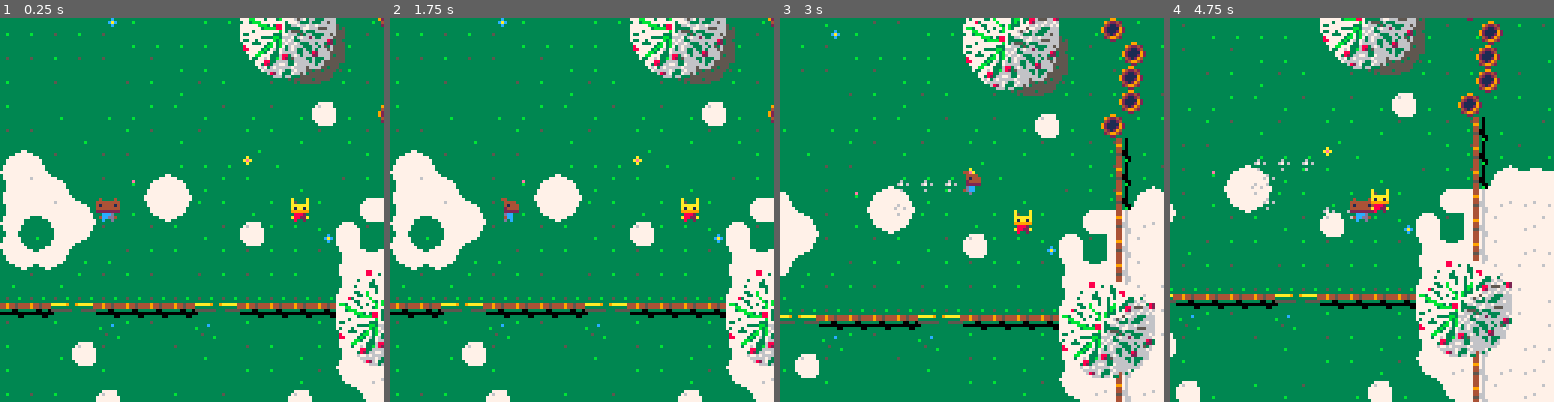
Above: before the commit, frames 1-4 (left to right).
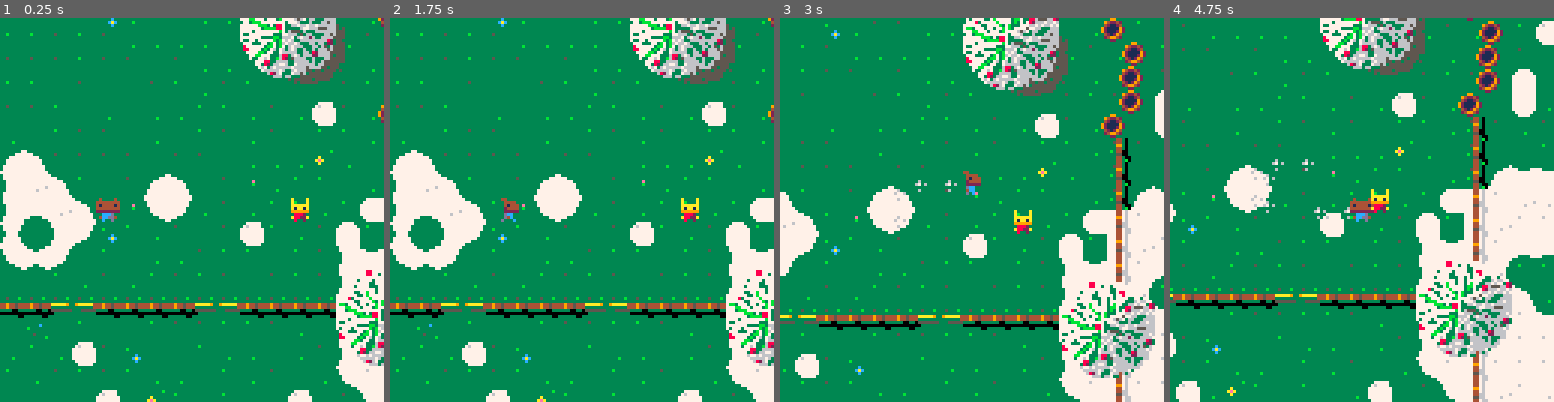
Above: after the commit, the same moments.

Repository: ElectricToy/pico-8
Game: PICO-8 cartridge snow.p8
Same seed, same stepped clock (60 frames per second), same inputs: the game is played once before the commit and once after it.
Inputs:
- Up to frame 1 (0.25 s): no input
- Up to frame 2 (1.75 s): hold Right from 1.6 s (still down)
- Up to frame 3 (3 s): release Right at 2.1 s; hold Up 2.15-2.42 s; hold Right from 2.47 s (still down)
- Up to frame 4 (4.75 s): release Right at 3.03 s; hold Left 3.08-3.58 s; hold Down 3.63-3.97 s; hold Right 4.02-4.68 s; hold Up from 4.73 s (still down)

The runs differ from the first frame. In frame 1, 1.4% of the frame differs, in the area x 1-100%, y 10-100%; in frame 2, 1.5%; in frame 3, 2.0%; in frame 4, 4.1%, in the area x 2-100%, y 0-100%.

Commit message:
All bodies may make footprints, including barrels.

Diff:
--- a/snow.p8
+++ b/snow.p8
@@ -182,6 +182,8 @@
 
 function sprite:incrementanimation()
 	self.animationindex = self.animationindex + 1
+
+	return self:currentsprite()
 end
 
 function sprite:makeanimation( base, row, length )
@@ -213,19 +215,29 @@
 		basesprite = 64,
 		controller = nil,
 		controllerimpulsescalar = 1.0,
-		totalcontrollerimpulse = 0,
+		footoffset = vector:new( 4, 8 ),
+		totalfootmovementdistance = 0,
+		footstepdistance = 4,
+		footprintsprite = 0,
 		feetsnowiness = 0,
+		footstep_sfx = nil,
+		footstep_sfx_snowy = nil,
 		currentmappos = nil,				-- todo
 		collisionmask = 0xFF,
 		collisionrefusalmask = 0,
 	}
 	add( bodies, newobj )
-	return setmetatable( newobj, self )
+
+	setmetatable( newobj, self )
+
+	newobj:updatecontrollerbasedanimations( vector:new( 0, 0 ))
+
+	return newobj
 end
 
 function body:setbasesprite( base )
 	self.basesprite = base
-	self:addcontrollerimpulse( vector:new( 0, 0 ))		-- to update animations.
+	self:updatecontrollerbasedanimations( vector:new( 0, 0 ))		-- to update animations.
 end
 
 function body:center()
@@ -237,15 +249,14 @@
 	self.vel = self.vel + self.acc
 	self.pos = self.pos + self.vel
 
-	if self.pos.x < 0 then
-		printh( "problem" )
-		printh( "body.pos: " .. self.pos:tostring() )
-		printh( "body.vel: " .. self.vel:tostring() )
-		printh( "body.acc: " .. self.acc:tostring() )
-	end
-
 	self.acc.x = 0
 	self.acc.y = 0
+
+	-- update "steps" (for footprints and whatnot)
+
+	self.totalfootmovementdistance = self.totalfootmovementdistance + self.vel:length()
+	self:updatefootsteps( self.vel )
+
 
 	-- update map position updates.
 
@@ -359,7 +370,80 @@
 	end
 end
 
-function body:updateimpulsebasedanimations( impulse )
+function body:updatefootsteps( impulse )
+	if self.totalfootmovementdistance > self.footstepdistance then
+		self.totalfootmovementdistance = 0
+		local newsprite = self.sprite:incrementanimation()
+
+		if fget( newsprite, 6 ) then	-- footstep frame?
+			self:onfootstep()
+		end
+	end
+end
+
+function body:updatecontrollerbasedanimations( impulse )
+	self.sprite.animation = { self.basesprite }
+	self.sprite.spriteflip = false
+end
+
+function body:addcontrollerimpulse( impulse )
+	self:addimpulse( impulse * vector:new( self.controllerimpulsescalar, self.controllerimpulsescalar ) )
+	self:updatecontrollerbasedanimations( impulse )
+end
+
+function body:footposition()
+	return self.pos + self.footoffset
+end
+
+function body:onfootstep()
+
+	-- decline snowiness.
+
+	self.feetsnowiness = clamp( self.feetsnowiness - 0.1, 0, 1 )
+
+	-- gather snowiness.
+
+	local mapsprite = mapatworld( self:footposition() )
+
+	local footstepsfx = nil
+	if fget( mapsprite, 3 )	then -- snowy?
+		self.feetsnowiness = clamp( self.feetsnowiness + 0.15, 0, 1 )
+
+		footstepsfx = self.footstep_sfx_snowy or self.footstep_sfx
+	else
+		footstepsfx = self.footstep_sfx
+	end
+
+	if footstepsfx then
+		sfx( footstepsfx )
+	end
+
+	-- place footprints
+	if self.feetsnowiness > 0 and self.footprintsprite > 0 then
+		local footprint = sprite:new( self.pos.x, self.pos.y )
+		footprint.animation = { self.footprintsprite }
+		add( footprints, footprint )
+	end
+end
+
+-- class player
+
+player = inheritsFrom( body )
+
+function player:new( x, y )
+	local newobj = body:new( x, y, 4 )
+
+	newobj.drag = 0.5
+	newobj.controllerimpulsescalar = 0.8
+	newobj.collisionrefusalmask = 1			-- Players don't collide with each other.
+	newobj.footprintsprite = 112
+	newobj.footstep_sfx = 0
+	newobj.footstep_sfx_snowy = 2
+
+	return setmetatable( newobj, self )
+end
+
+function player:updatecontrollerbasedanimations( impulse )
 	if impulse.x == 0 and impulse.y == 0 then
 		self.sprite.animation = { self.basesprite }
 		self.sprite.spriteflip = false
@@ -371,63 +455,8 @@
 		self.sprite:makeanimation( self.basesprite, 2, 4 )
 		self.sprite.spriteflip = impulse.x >= 0
 	end
-
-	if self.totalcontrollerimpulse > 4 then
-		self.sprite:incrementanimation()
-		self.totalcontrollerimpulse = 0
-		self:onfootstep()
-	end
-end
-
-function body:addcontrollerimpulse( impulse )
-	self:addimpulse( impulse * vector:new( self.controllerimpulsescalar, self.controllerimpulsescalar ) )
-
-	self.totalcontrollerimpulse = self.totalcontrollerimpulse + impulse:length()
-
-	self:updateimpulsebasedanimations( impulse )
-end
-
-function body:footposition()
-	return self.pos + vector:new( 4, 8 )
-end
-
-function body:onfootstep()
-
-	-- decline snowiness.
-
-	self.feetsnowiness = clamp( self.feetsnowiness - 0.1, 0, 1 )
-
-	-- gather snowiness.
-
-	local mapsprite = mapatworld( self:footposition() )
-	if fget( mapsprite, 3 )	then -- snowy?
-		self.feetsnowiness = clamp( self.feetsnowiness + 0.15, 0, 1 )
-		sfx( 2 )
-	else
-		sfx( 0 )
-	end
-
-	-- place footprints
-	if self.feetsnowiness > 0 then
-		local footprint = sprite:new( self.pos.x, self.pos.y )
-		footprint.animation = { 112 }
-		add( footprints, footprint )
-	end
-end
-
--- class player
-
-player = inheritsFrom( body )
-
-function player:new( x, y )
-	local newobj = body:new( x, y, 4 )
-
-	newobj.drag = 0.5
-	newobj.controllerimpulsescalar = 0.8
-	newobj.collisionrefusalmask = 1			-- Players don't collide with each other.
-
-	return setmetatable( newobj, self )
-end
+end
+
 
 -- class chicken
 
@@ -440,17 +469,18 @@
 	newobj.drag = 0.5
 	newobj.controllerimpulsescalar = 0.8
 	newobj.collisionmask = 0
+	newobj.footprintsprite = 120
 
 	return setmetatable( newobj, self )
 end
 
-function chicken:updateimpulsebasedanimations( impulse )
+function chicken:updatecontrollerbasedanimations( impulse )
 	if impulse.x == 0 and impulse.y == 0 then
 		-- still
-
 		local sprite = rnd( 100 ) < 10 and 114 or 113
 		printh( "chicken sprite will now be " .. sprite )
-		newobj.sprite.animation = { sprite }
+		self.sprite.animation = { sprite }
+
 		return
 	end
 
@@ -459,6 +489,23 @@
 	newobj.sprite.animation = { 115 }
 
 end
+
+-- class barrel
+
+barrel = inheritsFrom( body )
+
+function barrel:new( x, y )
+	local newobj = body:new( x, y, 4 )
+	newobj.drag = 0.25
+	newobj.footprintsprite = 104
+	newobj.footstepdistance = 0.25
+	newobj.footoffset = vector:new( 4, 4 )
+
+	setmetatable( newobj, self )
+	newobj:setbasesprite( 9 )
+	return newobj
+end
+
 
 -- class controller
 
@@ -622,18 +669,14 @@
 	for i = 0, 4 do
 		local barrelXVariance = 1.0
 		local barrelYVariance = 0
-		local barrel = body:new( 8 * ( rnd( barrelXVariance ) + 15.75 + 0.5 * band( i, 1 ) ), 8 * ( rnd( barrelYVariance ) + 0 + i ), 4 )
-		barrel.drag = 0.25
-		barrel:setbasesprite( 9 )
+		local barrel = barrel:new( 8 * ( rnd( barrelXVariance ) + 15.75 + 0.5 * band( i, 1 ) ), 8 * ( rnd( barrelYVariance ) + 0 + i ) )
 	end
 
 	-- south
 	for i = 0, 7 do
 		local barrelXVariance = 0
 		local barrelYVariance = 0
-		local barrel = body:new( 8 * ( rnd( barrelXVariance ) + 31 + band( i, 1 ) ), 8 * ( rnd( barrelYVariance ) + 16.5 + i ), 4 )
-		barrel.drag = 0.25
-		barrel:setbasesprite( 9 )
+		local barrel = barrel:new( 8 * ( rnd( barrelXVariance ) + 31 + band( i, 1 ) ), 8 * ( rnd( barrelYVariance ) + 16.5 + i ) )
 	end
 
 	-- setup the players
@@ -901,19 +944,19 @@
 00cccd0000cccd0000cccd0000cccd00008882000088820000888200008882000000000000000000000000000000000000000000000000000000000000000000
 04ccdd4000ccd40004ccdd40004cdd000a8822a000a822000a8822a000a822000000000000000000000000000000000000000000000000000000000000000000
 00c00d0000c000000000000000000d00008002000000020000000000000002000000000000000000000000000000000000000000000000000000000000000000
-0000044000000440000004400000044000000a0000000a0000000a0000000a000000000000000000000000000000000000000000000000000000000000000000
-0044440000444400004444000044440000000a0000000a0000000a0000000a000000000000000000000000000000000000000000000000000000000000000000
-04441400044414000444140004441400000aaa00000aaa00000aaa00000aaa000000000000000000000000000000000000000000000000000000000000000000
-0444420004444200044442000444420000aa190000aa190000aa190000aa19000000000000000000000000000000000000000000000000000000000000000000
-02222200022222000222220002222200009999000099990000999900009999000000000000000000000000000000000000000000000000000000000000000000
-000ccd00000ccd00000ccd00000ccd00000882000008820000088200000882000000000000000000000000000000000000000000000000000000000000000000
-000cc400000c4d00000cc400000ccd4000082a00000822a000082a00000822a00000000000000000000000000000000000000000000000000000000000000000
-000c0d0000c000d0000c0d000000d000000802000000200000080200000020000000000000000000000000000000000000000000000000000000000000000000
+0000044000000440000004400000044000000a0000000a0000000a0000000a000077000000000000000000000000000000000000000000000000000000000000
+0044440000444400004444000044440000000a0000000a0000000a0000000a000766600600000000000000000000000000000000000000000000000000000000
+04441400044414000444140004441400000aaa00000aaa00000aaa00000aaa007060000000000000000000000000000000000000000000000000000000000000
+0444420004444200044442000444420000aa190000aa190000aa190000aa19007600006000000000000000000000000000000000000000000000000000000000
+02222200022222000222220002222200009999000099990000999900009999000607007000000000000000000000000000000000000000000000000000000000
+000ccd00000ccd00000ccd00000ccd00000882000008820000088200000882000000076000000000000000000000000000000000000000000000000000000000
+000cc400000c4d00000cc400000ccd4000082a00000822a000082a00000822a00006760000000000000000000000000000000000000000000000000000000000
+000c0d0000c000d0000c0d000000d000000802000000200000080200000020000070000000000000000000000000000000000000000000000000000000000000
 000000000000000000000000000a0000000000000000000000000000000000000000000000000000000000000000000000000000000000000000000000000000
 00000000000a000000000000009a0aaa000000000000000000000000000000000000000000000000000000000000000000000000000000000000000000000000
 00000000009a000000000000000aa990000000000000000000000000000000000000000000000000000000000000000000000000000000000000000000000000
-00060000000aa0000000000000aa9990000000000000000000000000000000000000000000000000000000000000000000000000000000000000000000000000
-0067060000a9aa0000a9aa9000aaa990000000000000000000000000000000000000000000000000000000000000000000000000000000000000000000000000
+00060000000aa0000000000000aa9990000000000000000000000000000000000000600000000000000000000000000000000000000000000000000000000000
+0067060000a9aa0000a9aa9000aaa990000000000000000000000000000000000006700000000000000000000000000000000000000000000000000000000000
 0000000000a99a900aa99a00000aaa00000000000000000000000000000000000000000000000000000000000000000000000000000000000000000000000000
 00060000000a9900aa0a990000000040000000000000000000000000000000000000000000000000000000000000000000000000000000000000000000000000
 00000000000040009000400000000000000000000000000000000000000000000000000000000000000000000000000000000000000000000000000000000000
@@ -983,30 +1026,30 @@
 000000000006663660330000000000000cccccccccc11cccccc11cccccc11cccccc11cccccc11ccc000000000000000000000000000000000000000000000000
 
 __gff__
-0000080808000000000008080808080024010900002424341400000808080800040109000004043414000008080800003414090000000000000000080808000000000000000000000000000000000000000000000000000000000000000000000000000000000000000000000000000000000000000000000000000000000000
+0000080808000000004008080808080024010900002424341400000808080800040109000004043414000008080800003414090000000000000000080808000000400040004000400000000000000000004000400040004000000000000000000040004000400040000000000000000000400000000000000000000000000000
 0000000000000000000000000000000000000000000000000000000000000000000000000000000000000000000000000000000000000000000000000000000000000000000000000000000000000000000000000000000000000000000000000000000000000000000000000000000000000000000000000000000000000000
 __map__
 0101010101010101010101010101010101010101010101010101010101010101110101010101010101010114141414140000000000000000000000000000000000000000000000000000000000000000000000000000000000000000000000000000000000000000000000000000000000000000000000000000000000000000
-0101010101010101010101010101010101010101010101010101010101010101110101010101010101010114141414140000000000000000000000000000000000000000000000000000000000000000000000000000000000000000000000000000000000000000000000000000000000000000000000000000000000000000
+0101010101010101010101010101010101010103010101010101010101010101110101010101010101010114141414140000000000000000000000000000000000000000000000000000000000000000000000000000000000000000000000000000000000000000000000000000000000000000000000000000000000000000
 0101010101010101010101010101010101010101030301010101010301010101110101010303010101010114141414140000000000000000000000000000000000000000000000000000000000000000000000000000000000000000000000000000000000000000000000000000000000000000000000000000000000000000
-0101010101010101010101010101010101010101030301010101010101010101100101010303010101010114141414140000000000000000000000000000000000000000000000000000000000000000000000000000000000000000000000000000000000000000000000000000000000000000000000000000000000000000
-0101010101010101010101010103010101010101010101010101010101010101200101010101010101010134141414140000000000000000000000000000000000000000000000000000000000000000000000000000000000000000000000000000000000000000000000000000000000000000000000000000000000000000
+0101010101010101010101010101010101010301030301010101010101010101100101010303010101010114141414140000000000000000000000000000000000000000000000000000000000000000000000000000000000000000000000000000000000000000000000000000000000000000000000000000000000000000
+0101010101010101010101010103010101010301010101010101010101010101200101010101010101010134141414140000000000000000000000000000000000000000000000000000000000000000000000000000000000000000000000000000000000000000000000000000000000000000000000000000000000000000
 0101010101010101010101010101010111010101010101010101010101010101110101010101010303010101010101010000000000000000000000000000000000000000000000000000000000000000000000000000000000000000000000000000000000000000000000000000000000000000000000000000000000000000
 0202010101010101010101010101010111010101010101020203040302020101110101010101010103030101010101010000000000000000000000000000000000000000000000000000000000000000000000000000000000000000000000000000000000000000000000000000000000000000000000000000000000000000
 0202020101010202010101010101010111020302020302020202020204030202110101010101010103030101010101010000000000000000000000000000000000000000000000000000000000000000000000000000000000000000000000000000000000000000000000000000000000000000000000000000000000000000
 0202020201010202010101010101010212020302020202010202030404030202120201010101010303010101010303030000000000000000000000000000000000000000000000000000000000000000000000000000000000000000000000000000000000000000000000000000000000000000000000000000000000000000
 0201020201010101010102010101020112020302020202020203030202020202120201010101030301010103030303030000000000000000000000000000000000000000000000000000000000000000000000000000000000000000000000000000000000000000000000000000000000000000000000000000000000000000
 0202020101010101010101010101030212030302040304020303040302030402120302010101010101010103030303030000000000000000000000000000000000000000000000000000000000000000000000000000000000000000000000000000000000000000000000000000000000000000000000000000000000000000
-0101010101010101010101010101030212030202020303040404040404020203120202020102010101010101030303030000000000000000000000000000000000000000000000000000000000000000000000000000000000000000000000000000000000000000000000000000000000000000000000000000000000000000
-2121303121212121303121212121222232030303030303030303030303030303120302020101010101010101030303030000000000000000000000000000000000000000000000000000000000000000000000000000000000000000000000000000000000000000000000000000000000000000000000000000000000000000
-0101010101010101010101010101020212030303030303030303030303030303120203020101010101010101010103030000000000000000000000000000000000000000000000000000000000000000000000000000000000000000000000000000000000000000000000000000000000000000000000000000000000000000
+0101010101010101010101010101030212030101020303040101010404020203120202020102010101010101030303030000000000000000000000000000000000000000000000000000000000000000000000000000000000000000000000000000000000000000000000000000000000000000000000000000000000000000
+2121303121212121303121212121222232030301030303030101010103030303120302020101010101010101030303030000000000000000000000000000000000000000000000000000000000000000000000000000000000000000000000000000000000000000000000000000000000000000000000000000000000000000
+0101010101010101010101010101020212030303030303030101010103030303120203020101010101010101010103030000000000000000000000000000000000000000000000000000000000000000000000000000000000000000000000000000000000000000000000000000000000000000000000000000000000000000
 0101010301010101010101010101030312020203020302020302020302020202120303010101010101010101010101010000000000000000000000000000000000000000000000000000000000000000000000000000000000000000000000000000000000000000000000000000000000000000000000000000000000000000
 0101010101010101010101010101020212020303020202020202020202030202322222212130312121212130312121210000000000000000000000000000000000000000000000000000000000000000000000000000000000000000000000000000000000000000000000000000000000000000000000000000000000000000
 0101010103010101010101010201010212030302020101020302020302020302030202010101010101010101010101010000000000000000000000000000000000000000000000000000000000000000000000000000000000000000000000000000000000000000000000000000000000000000000000000000000000000000
-0103010101030101030101010101010112020203020202020203020202030202030203010202010101010101030303030000000000000000000000000000000000000000000000000000000000000000000000000000000000000000000000000000000000000000000000000000000000000000000000000000000000000000
-0101010303030101010102020201010111020302030202030202020203030202030202010102010101010303030303030000000000000000000000000000000000000000000000000000000000000000000000000000000000000000000000000000000000000000000000000000000000000000000000000000000000000000
-0101010303040301010102030301010111010103020302030202030302020201010102020101010101010303030303030000000000000000000000000000000000000000000000000000000000000000000000000000000000000000000000000000000000000000000000000000000000000000000000000000000000000000
-0101010101010101010102030101010111010102020101010101010102010101010101020103030101010103030303030000000000000000000000000000000000000000000000000000000000000000000000000000000000000000000000000000000000000000000000000000000000000000000000000000000000000000
+0103010101030101030101010101010112020203020202020203010102030202030203010202010101010101030303030000000000000000000000000000000000000000000000000000000000000000000000000000000000000000000000000000000000000000000000000000000000000000000000000000000000000000
+0101010303030101010102020201010111020302030202010101010101030202030202010102010101010303030303030000000000000000000000000000000000000000000000000000000000000000000000000000000000000000000000000000000000000000000000000000000000000000000000000000000000000000
+0101010303040301010102030301010111010103020301010101010101010101010102020101010101010303030303030000000000000000000000000000000000000000000000000000000000000000000000000000000000000000000000000000000000000000000000000000000000000000000000000000000000000000
+0101010101010101010102030101010111010102020101010101010101010101010101020103030101010103030303030000000000000000000000000000000000000000000000000000000000000000000000000000000000000000000000000000000000000000000000000000000000000000000000000000000000000000
 1414141414141401010101020201010110010101010101010101010101010201010101010103030301010101030101010000000000000000000000000000000000000000000000000000000000000000000000000000000000000000000000000000000000000000000000000000000000000000000000000000000000000000
 1414141414141424010101010101010120010101010303010101010101030101010102010103030101010101010101010000000000000000000000000000000000000000000000000000000000000000000000000000000000000000000000000000000000000000000000000000000000000000000000000000000000000000
 1414141414141414010101010101020111010101010301010101010101010101010101010101010101010101010101010000000000000000000000000000000000000000000000000000000000000000000000000000000000000000000000000000000000000000000000000000000000000000000000000000000000000000
